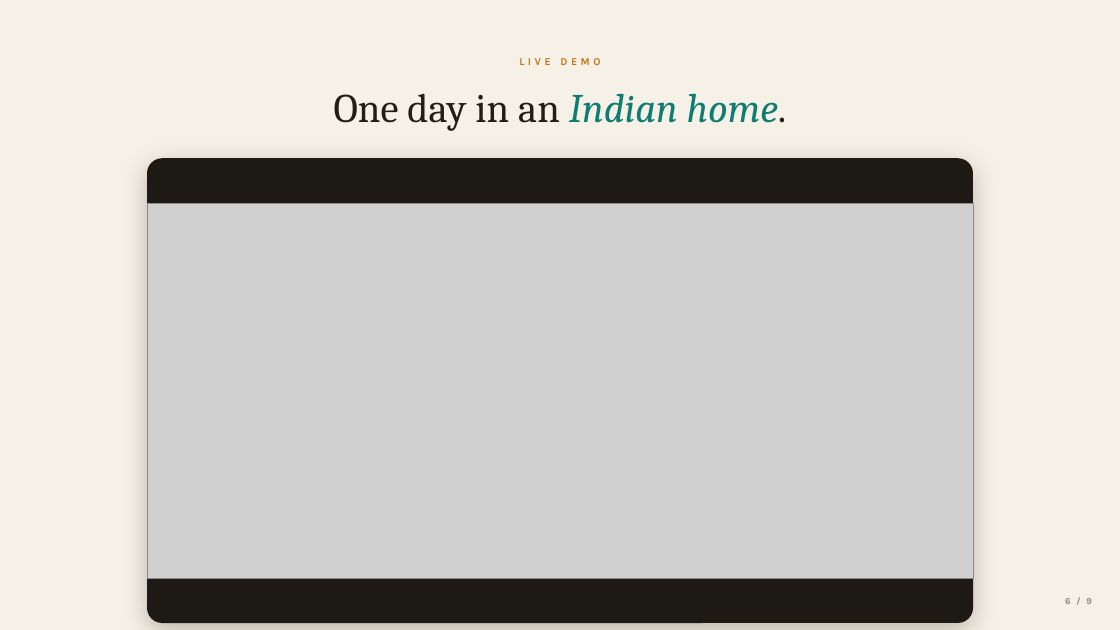
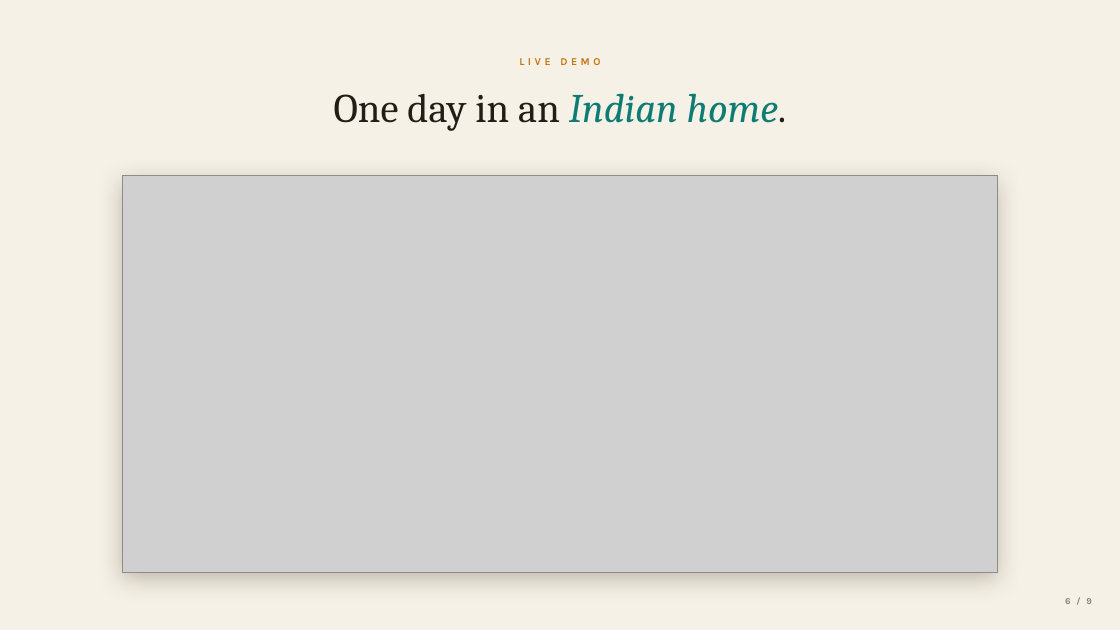
Before and after one commit to piyushk-dev/hackon_project, a slide deck: slide 6 of deck/Alexa-Thinks-Ahead-Bar-Raisers-portable.pptx. Drawn at 1120x630 pixels with LibreOffice and Linux fonts; fonts in the diff are those of the drawing; grey boxes stand for pictures. Boxes give left, top, right and bottom in pixels: in the first picture for what was removed or moved away, otherwise in the second. Text is boxed around its words. In the diff, an @@ line names an element or a change of style, - is before the commit and + after.

```diff
--- a/deck/Alexa-Thinks-Ahead-Bar-Raisers-portable.pptx
+++ b/deck/Alexa-Thinks-Ahead-Bar-Raisers-portable.pptx
@@ picture: place and size @@
-picture at (147,203,973,578)
+picture at (123,175,998,572)
@@ rectangle: place and size @@
-rectangle at (147,158,973,623)
+rectangle at (123,175,998,572)
@@ rectangle at (123,175,998,572): rounded rectangle to rectangle @@
```
Also in this commit, not shown: 4 other slides changed, 4 other files.
